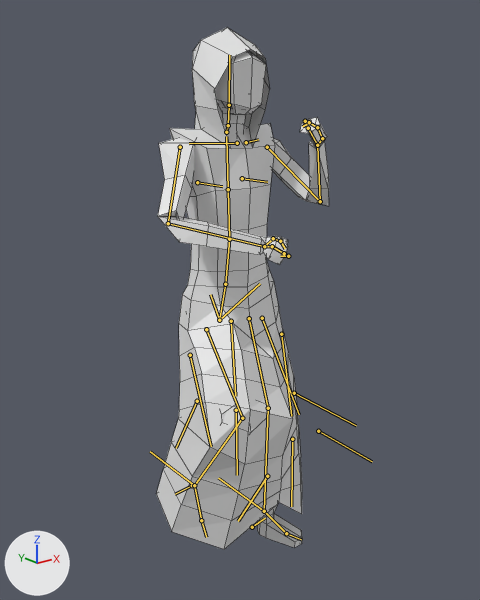
A saved change to the Blender file salemstalker/Assets/3D/charatermodel/violent_cultist.blend.
Rendered twice from a 50 mm lens placed at (-1.364, -1.758, 1.723), pointed at (-0.006, -0.06, 1.043). Lighting does not change. The marker at lower left points along +X, +Y and +Z. Both versions are drawn at frame 1 of the action 'metarigAction.001'; the numbers are the values there. The bones that bend it are drawn over the model as lines. Mesh edges are drawn as thin lines.
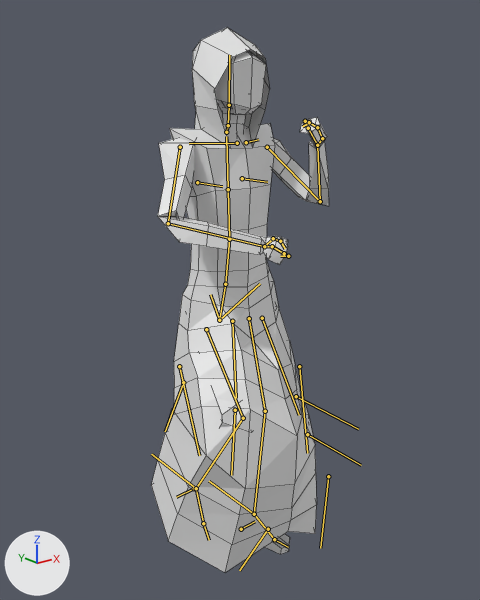
What differs and where, as boxes (x1, y1, x2, y2) in the pictures (480 x 600 px):
```json
{"object": "Cube", "change": "posed", "before": [156, 28, 302, 549], "after": [151, 28, 317, 573], "on screen": "14% wider"}
{"bone": "thigh.L.004", "before": "(292, 439) to (291, 506)", "after": "(328, 476) to (320, 548)"}
{"bone": "thigh.L.003", "before": "(281, 334) to (291, 416)", "after": "(299, 366) to (307, 453)"}
{"bone": "thigh.R.002", "before": "(197, 401) to (176, 448)", "after": "(183, 382) to (165, 431)"}
{"bone": "thigh.R.004", "before": "(267, 476) to (238, 521)", "after": "(268, 529) to (239, 570)"}
{"bone": "thigh.R.001", "before": "(190, 355) to (211, 446)", "after": "(179, 366) to (199, 455)"}
{"bone": "ikshin.L.001", "before": "(264, 511) to (218, 478)", "after": "(254, 514) to (209, 481)"}
{"bone": "ikshin.R.001", "before": "(194, 485) to (150, 451)", "after": "(196, 488) to (151, 454)"}
```

Scene script edits in JSON lines:
```json
{"block": "bone_thigh_l_004", "where": "bone_thigh_l_004 = bpy.data.objects['metarig'].pose.bones['thigh.L.004']  # child of 'shin.L'"}
{"op": "set", "path": "bone_thigh_l_004.location", "old": "(0.0, 0.0, 0.0)", "new": "(-0.026, 0.011, -0.225)"}
{"block": "bone_thigh_l_003", "where": "bone_thigh_l_003 = bpy.data.objects['metarig'].pose.bones['thigh.L.003']  # child of 'thigh.L'"}
{"op": "set", "path": "bone_thigh_l_003.location", "old": "(0.0, 0.0, 0.0)", "new": "(-0.031, 0.083, -0.115)"}
{"block": "bone_thigh_r_002", "where": "bone_thigh_r_002 = bpy.data.objects['metarig'].pose.bones['thigh.R.002']  # child of 'shin.R'"}
{"op": "set", "path": "bone_thigh_r_002.location", "old": "(0.0, 0.0, 0.0)", "new": "(0.01, 0.021, 0.1)"}
{"block": "bone_thigh_r_004", "where": "bone_thigh_r_004 = bpy.data.objects['metarig'].pose.bones['thigh.R.004']  # child of 'shin.R'"}
{"op": "set", "path": "bone_thigh_r_004.location", "old": "(0.008, -0.096, -0.088)", "new": "(-0.027, 0.015, -0.199)"}
{"block": "bone_thigh_r_001", "where": "bone_thigh_r_001 = bpy.data.objects['metarig'].pose.bones['thigh.R.001']  # child of 'thigh.R'"}
{"op": "set", "path": "bone_thigh_r_001.location", "old": "(0.0, 0.0, 0.0)", "new": "(0.01, -0.002, 0.092)"}
{"block": "bone_ikshin_l_001", "where": "bone_ikshin_l_001 = bpy.data.objects['metarig'].pose.bones['ikshin.L.001']"}
{"op": "set", "path": "bone_ikshin_l_001.location", "old": "(0.051, 0.0, -0.001)", "new": "(0.006, 0.008, 0.0)"}
{"block": "bone_ikshin_r_001", "where": "bone_ikshin_r_001 = bpy.data.objects['metarig'].pose.bones['ikshin.R.001']"}
{"op": "set", "path": "bone_ikshin_r_001.location", "old": "(-0.036, 0.0, 0.255)", "new": "(-0.036, -0.009, 0.248)"}
```
